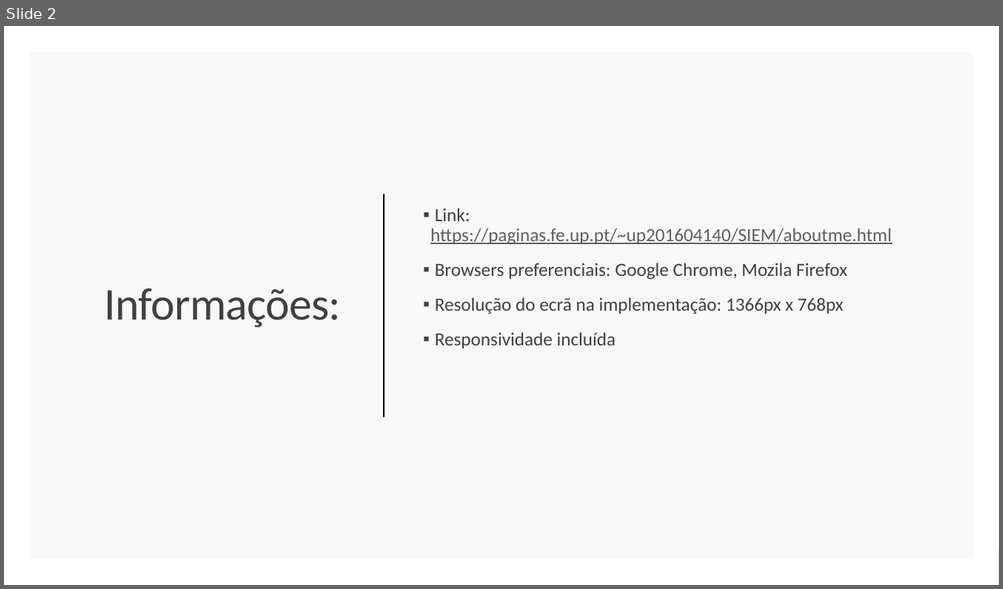
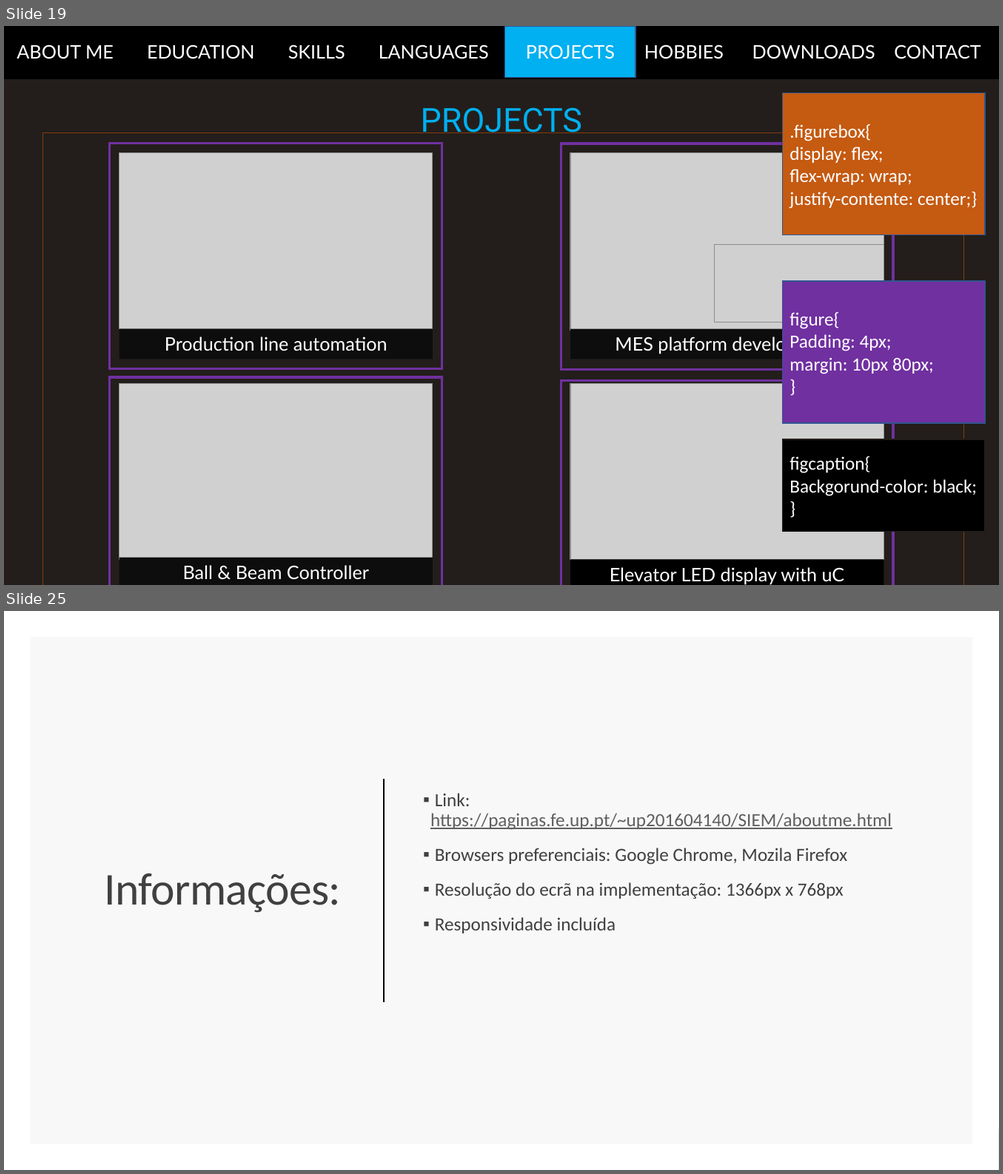
Before and after one commit to GoncaloMartins10/MyFirstHTML, a slide deck: dl/mockup.pptx. Shown one above the other, each under a label of ours: slide 2 before the commit, slides 19 and 25 after it; the slides between them are not shown. The pictures are 1003x589 and 1003x1174 pixels, drawn with LibreOffice and Linux fonts; fonts in the diff are those of the drawing; grey boxes stand for pictures. Boxes give left, top, right and bottom in pixels: in the first picture for what was removed or moved away, otherwise in the second. Text is boxed around its words. In the diff, an @@ line names an element or a change of style, - is before the commit and + after.

```diff
--- a/dl/mockup.pptx
+++ b/dl/mockup.pptx
@@ slide 19 added at <box>4,26,999,585</box>, background #231E1B @@
@@ rectangle added at <box>4,26,999,79</box>, fill #000000, 18 pt, text #FFFFFF @@
+ABOUT ME EDUCATION SKILLS LANGUAGES PROJECTS HOBBIES DOWNLOADS CONTACT
@@ rectangle added at <box>505,26,635,78</box>, fill #00B0F0, outline #325491 1 pt, 18 pt, text #FFFFFF @@
+PROJECTS
@@ text added at <box>421,107,582,133</box>, 32 pt, text #00B0F0 @@
+PROJECTS
@@ rectangle added at <box>782,93,984,235</box>, fill #C55A11, outline #325491 1 pt, 18 pt, text #FFFFFF @@
+.figurebox{
+display: flex;
+flex-wrap: wrap;
+justify-contente: center;}
@@ rectangle added at <box>42,133,964,585</box>, outline #843C0B 1 pt @@
@@ rectangle added at <box>110,143,442,369</box>, outline #7030A0 2.25 pt @@
@@ picture added at <box>119,153,432,329</box> @@
@@ rectangle added at <box>561,144,893,370</box>, outline #7030A0 2.25 pt @@
@@ picture added at <box>570,153,884,330</box> @@
@@ picture added at <box>714,244,884,323</box> @@
@@ rectangle added at <box>782,281,984,423</box>, fill #7030A0, outline #325491 1 pt, 18 pt, text #FFFFFF @@
+figure{
+Padding: 4px;
+margin: 10px 80px;
+}
@@ rectangle added at <box>119,329,432,359</box>, fill #0D0D0D, 18 pt, text #FFFFFF @@
+Production line automation
@@ rectangle added at <box>570,329,884,359</box>, fill #0D0D0D, 18 pt, text #FFFFFF @@
+MES platform development
@@ rectangle added at <box>110,378,442,585</box>, outline #7030A0 2.25 pt @@
@@ picture added at <box>119,384,432,560</box> @@
@@ rectangle added at <box>561,381,893,585</box>, outline #7030A0 2.25 pt @@
@@ picture added at <box>570,384,884,560</box> @@
@@ rectangle added at <box>782,440,984,531</box>, fill #000000, outline #231E1B 1 pt, 18 pt, text #FFFFFF @@
+figcaption{
+Backgorund-color: black;
+}
@@ rectangle added at <box>119,558,432,585</box>, fill #0D0D0D, 18 pt, text #FFFFFF @@
+Ball & Beam Controller
@@ rectangle added at <box>570,560,884,585</box>, fill #000000, 18 pt, text #FFFFFF @@
+Elevator LED display with uC
@@ what was slide 2 is now slide 25 @@
```
Also in this commit, not shown: 22 other slides added, 2 other files.
